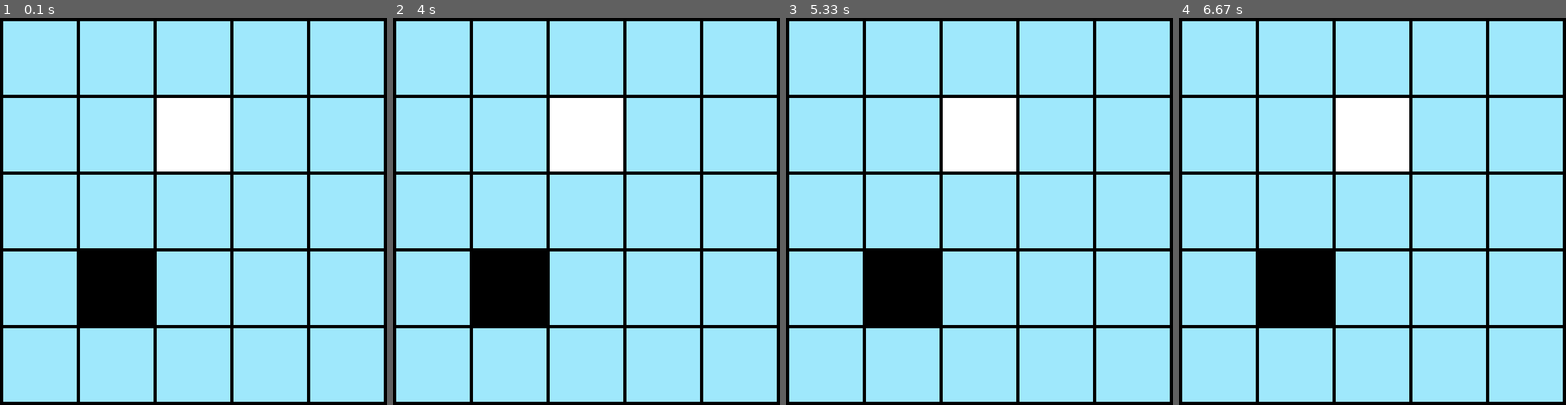
Above: before the commit, frames 1-4 (left to right).
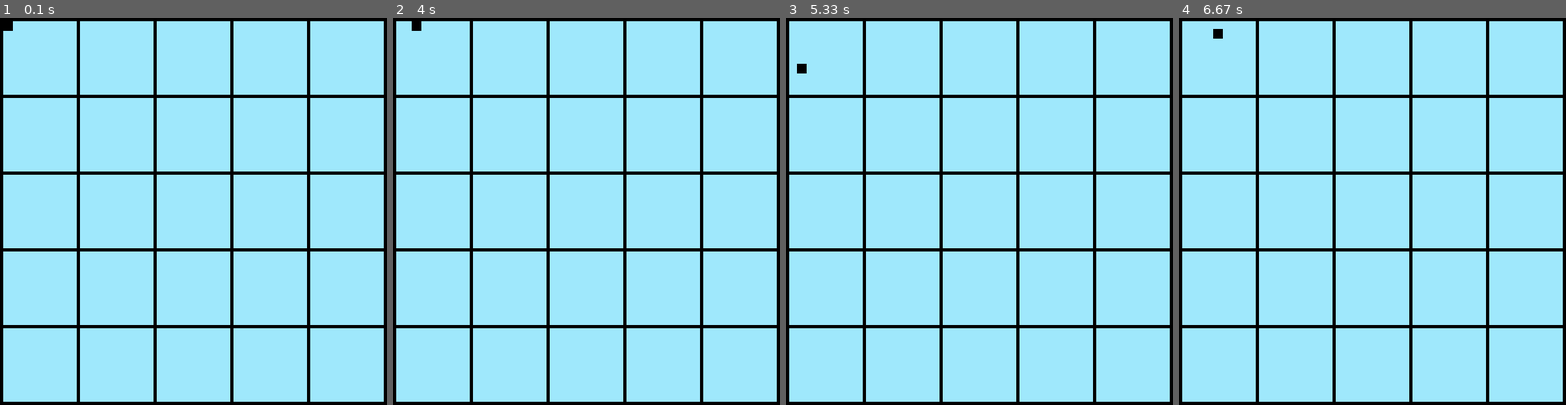
Above: after the commit, the same moments.

Repository: hannah-rackley/my_pygame
Game: pygame game, started from main.py
The game is run twice, just before and just after one commit, with the same random seed, the same clock (stepped at 60 frames per second) and the same inputs.
Inputs:
- Up to frame 1 (0.1 s): no input
- Up to frame 2 (4 s): hold Right 0.33-0.8 s; hold Up 0.83-1.13 s; hold Left 1.67-2.2 s; hold Down 2.23-2.53 s; hold Left 2.57-2.97 s; hold Right from 3.4 s (still down)
- Up to frame 3 (5.33 s): release Right at 4.03 s; hold Down 4.07-4.43 s; hold Left 4.47-4.93 s; hold Right from 4.97 s (still down)
- Up to frame 4 (6.67 s): release Right at 5.43 s; hold Up 5.47-5.77 s; hold Right 5.8-6.27 s; hold Left from 6.3 s (still down)

The runs differ from the first frame. In frame 1, 7.3% of the frame differs, in the area x 0-60%, y 0-80%; in frame 2, 7.3%; in frame 3, 7.3%; in frame 4, 7.3%.

Commit message:
Added a player that is able to move in any direction.

Diff:
--- a/main.py
+++ b/main.py
@@ -25,9 +25,48 @@
             self.grid.append([])
             for column in range(5):
                 self.grid[row].append(0)
-        self.grid[1][2] = 1
-        self.grid[3][1] = 2
         return self.grid
+
+    # def create_hole(self):
+    #     self.grid[x][y] = 1
+    #     return self.grid
+
+    # def create_rock(self):
+    #     self.grid[x][y] = 2
+    #     return self.grid
+
+class Player(pygame.sprite.Sprite):
+    def __init__(self, x, y):
+        super(Player, self).__init__()
+
+        #Set height and width
+        self.image = pygame.Surface([15, 15])
+        self.image.fill(BLACK)
+
+        #Make top left corner the passed-in location
+        self.rect = self.image.get_rect()
+        self.rect.x = x
+        self.rect.y = y
+
+        #Set speed
+        self.change_x = 0
+        self.change_y = 0
+
+    def change_speed(self, x, y):
+        self.change_x += x
+        self.change_y += y
+
+    def update(self):
+        self.rect.x += self.change_x
+        self.rect.y += self.change_y
+#Setup board
+board = Board()
+grid = board.create_grid_array()
+
+#Create player
+player = Player(5, 5)
+all_sprites_list = pygame.sprite.Group()
+all_sprites_list.add(player)
 
 #Setup tempo (60 frames per second)
 clock = pygame.time.Clock()
@@ -35,18 +74,39 @@
 #Create the game loop.
 done = False
 while not done:
-    board = Board()
-    grid = board.create_grid_array()
     for event in pygame.event.get():
         if event.type == pygame.QUIT:
             done = True
-        elif event.type == pygame.MOUSEBUTTONDOWN:
-            pos = pygame.mouse.get_pos()
-            column = pos[0] // (width + margin)
-            row = pos[1] // (height + margin)
-            grid[row][column] = 1
+        #Set speed based on key pressed.
+        elif event.type == pygame.KEYDOWN:
+            if event.key == pygame.K_LEFT:
+                player.change_speed(-3, 0)
+            elif event.key == pygame.K_RIGHT:
+                player.change_speed(3, 0)
+            elif event.key == pygame.K_UP:
+                player.change_speed(0, -3)
+            elif event.key == pygame.K_DOWN:
+                player.change_speed(0, 3)
+        #Reset speed when key is released
+        elif event.type == pygame.KEYUP:
+            if event.key == pygame.K_LEFT:
+                player.change_speed(3, 0)
+            elif event.key == pygame.K_RIGHT:
+                player.change_speed(-3, 0)
+            elif event.key == pygame.K_UP:
+                player.change_speed(0, 3)
+            elif event.key == pygame.K_DOWN:
+                player.change_speed(0, -3)
 
-    #draw to the screen
+
+        # elif event.type == pygame.MOUSEBUTTONDOWN:
+        #     pos = pygame.mouse.get_pos()
+        #     column = pos[0] // (width + margin)
+        #     row = pos[1] // (height + margin)
+        #     grid[row][column] = 1
+
+    all_sprites_list.update()
+    #draw grid to the screen
     screen.fill(BLACK)
     for row in range(5):
         for column in range(5):
@@ -56,7 +116,13 @@
             elif grid[row][column] == 2:
                 color = BLACK
             pygame.draw.rect(screen, color, [(margin + width) * column + margin, (margin + height) * row + margin, width, height])
+
+    #draw sprites to the screen
+    all_sprites_list.draw(screen)
+
+    #update screen
     pygame.display.update()
+
     #setting clock
     clock.tick(60)
 
